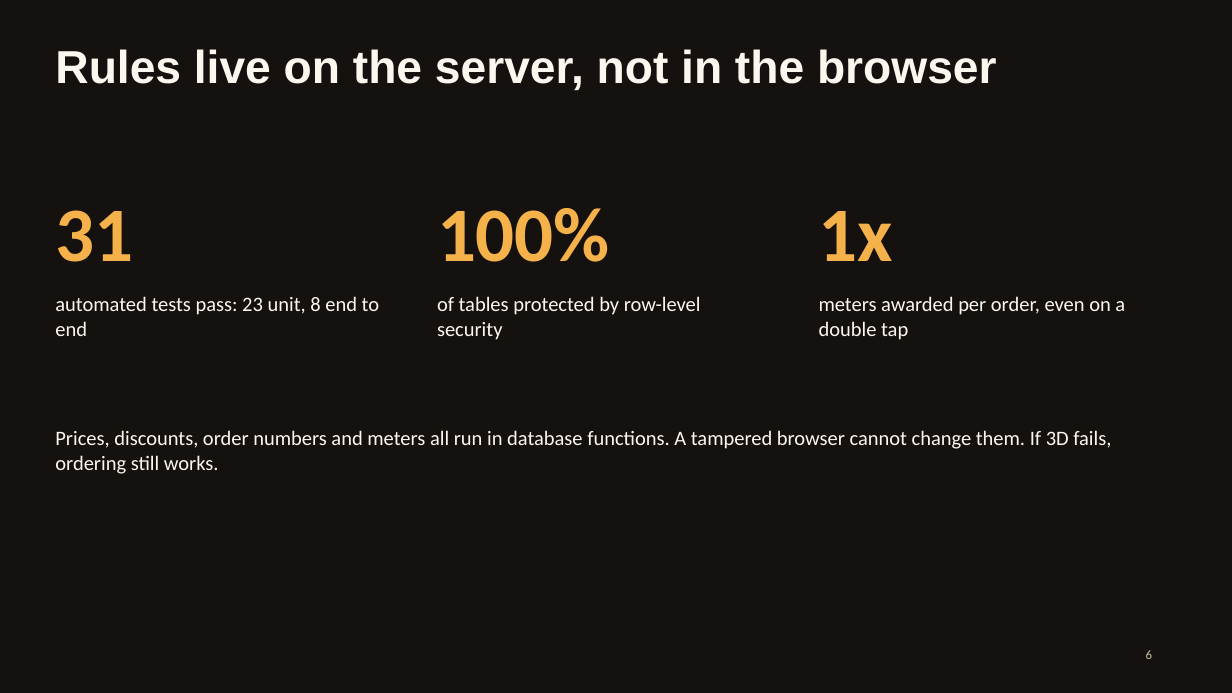
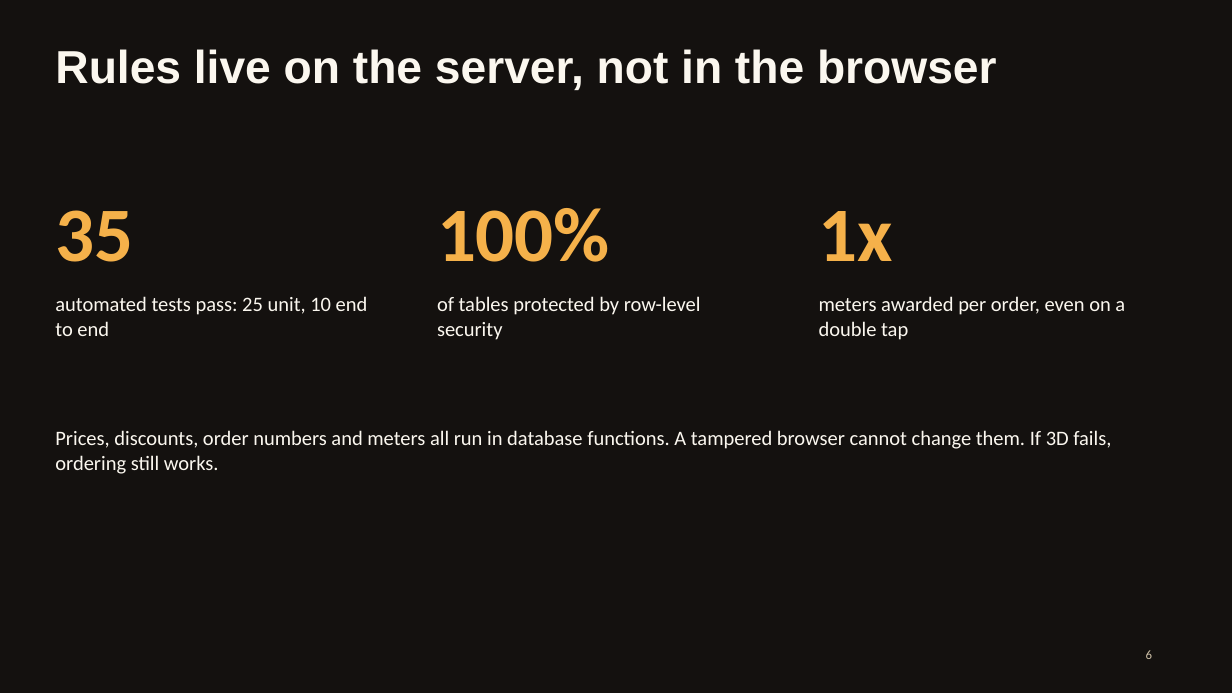
Before and after one commit to UroojAslamm/altitude, a slide deck: slide 6 of docs/ASCEND-pitch.pptx. Drawn at 1232x693 pixels with LibreOffice and Linux fonts; fonts in the diff are those of the drawing. Boxes give left, top, right and bottom in pixels: in the first picture for what was removed or moved away, otherwise in the second. Text is boxed around its words. In the diff, an @@ line names an element or a change of style, - is before the commit and + after.

```diff
--- a/docs/ASCEND-pitch.pptx
+++ b/docs/ASCEND-pitch.pptx
@@ text at box(55, 210, 133, 262): text changed @@
-31
+35
@@ text at box(55, 296, 368, 336): text changed @@
-automated tests pass: 23 unit, 8 end to end
+automated tests pass: 25 unit, 10 end to end
```
Also in this commit, not shown: 2 other slides changed, 1 other file.
